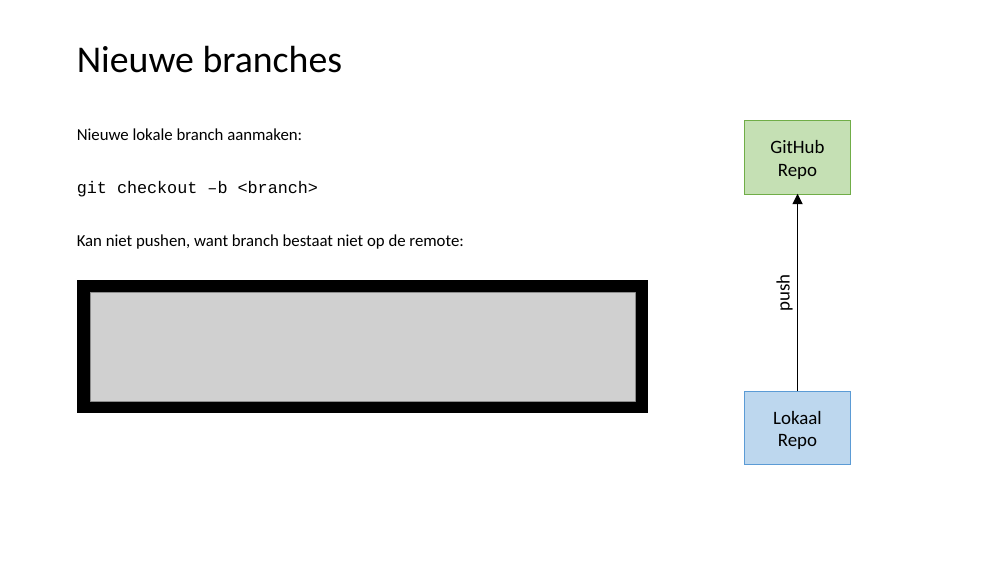
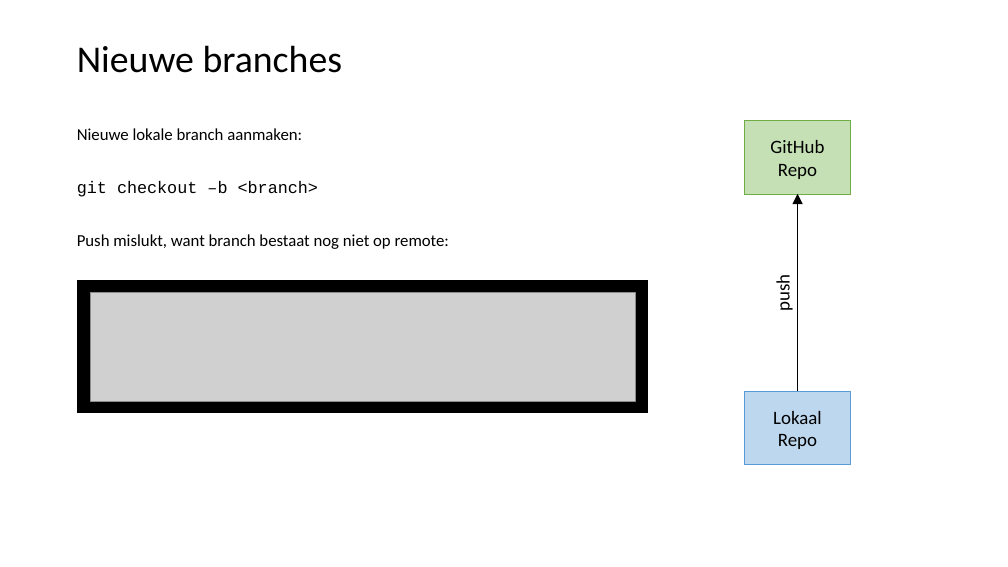
Before and after one commit to LFKoning/knowledge-sharing, a slide deck: slide 18 of git_course/2_collaboration/git_collaboration.pptx (slide 15 before the commit). Drawn at 1008x567 pixels with LibreOffice and Linux fonts; fonts in the diff are those of the drawing; grey boxes stand for pictures. Boxes give left, top, right and bottom in pixels: in the first picture for what was removed or moved away, otherwise in the second. Text is boxed around its words. In the diff, an @@ line names an element or a change of style, - is before the commit and + after.

```diff
--- a/git_course/2_collaboration/git_collaboration.pptx
+++ b/git_course/2_collaboration/git_collaboration.pptx
@@ text at (x1=77, y1=234, x2=449, y2=249): text changed @@
-Kan niet pushen, want branch bestaat niet op de remote:
+Push mislukt, want branch bestaat nog niet op remote:
```
Also in this commit, not shown: 15 other slides changed, 7 slides added, 4 slides removed, 4 other files.
